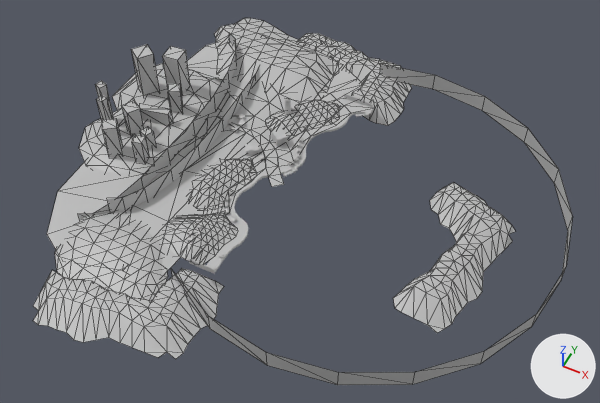
What one commit did to the FBX model Assets/Art/FBX_Import/marina.fbx.
The view is the same before and after, from a camera (50 mm lens) standing at (1.02, -1.51, 2.26) and looking at (0.12, 0.3, 0.0). Every picture has the same lights, and +X, +Y and +Z are marked at lower right. Mesh edges are drawn as thin lines on the coarser meshes. Where no turn or scale is listed for an object, it has been applied to the vertices. Vertices at the same position are counted once.

Objects in the first picture: 'beach', 'boundaries', 'city', 'fake_forest', 'land', 'loadingRamp', 'walkway'.
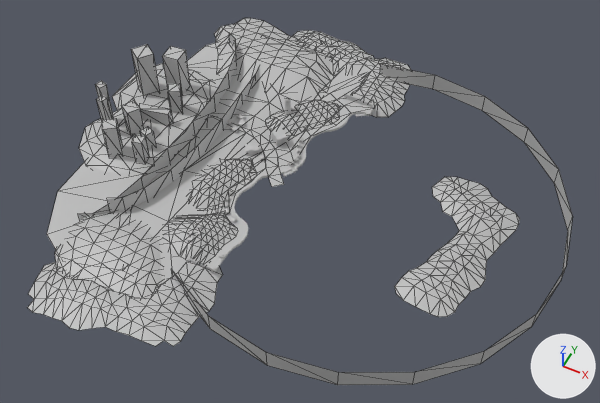
Where the change shows, as pixel boxes [x1, y1, x2, y2] in the pictures (600 x 403 px; the box of a moved part takes in the faces that stretch with it):
'land', reshaped: before [47, 18, 374, 301]; after [47, 18, 374, 298]
'beach', reshaped: before [33, 33, 515, 359]; after [27, 30, 519, 346]
part 1 of me_mesh_014, moved or reshaped: [160, 67, 269, 173] in both
part 2 of me_mesh_014, moved or reshaped: before [323, 60, 363, 100]; after [323, 54, 364, 100]
part 3 of me_mesh_014, moved or reshaped: before [154, 199, 207, 275]; after [154, 199, 210, 284]
part 4 of me_mesh_016, moved or reshaped: before [33, 268, 224, 359]; after [27, 261, 222, 346]
part 5 of me_mesh_016, moved or reshaped: before [299, 42, 412, 126]; after [292, 30, 411, 117]
part 6 of me_mesh_016, moved or reshaped: before [393, 184, 515, 333]; after [395, 177, 519, 317]

Patch to the scene script:
```diff
--- a/Assets/Art/FBX_Import/marina.fbx.py
+++ b/Assets/Art/FBX_Import/marina.fbx.py
@@ me_mesh_014 @@
 me_mesh_014.from_pydata(...)  # 497 vertices, 769 faces; spans x -0.5..0.5, y -0.8..0.8, z -0.03..0.03
 # used by ob_land; location = (-0.332, 0.398, 0.023)
 # before: 233 (0.4, 0.59, -0.02) at pixel (363, 84), 236 (0.27, 0.67, -0.02), 237 (0.36, 0.62, -0.02) at pixel (357, 78)
-me_mesh_014.vertices[272].co = (-0.04, 0.14, -0.01)  # pixel (217, 116)
-me_mesh_014.vertices[273].co = (-0.05, 0.27, 0.0)  # pixel (230, 95)
-me_mesh_014.vertices[274].co = (-0.13, 0.34, 0.0)  # pixel (223, 79)
-me_mesh_014.vertices[301].co = (-0.03, 0.03, 0.0)  # pixel (205, 134)
-me_mesh_014.vertices[279].co = (0.18, -0.68, -0.02)
-me_mesh_014.vertices[292].co = (0.21, -0.42, -0.02)
+# me_mesh_014 part 1
+me_mesh_014.vertices[272].co = (-0.09, 0.14, -0.01)
+me_mesh_014.vertices[273].co = (-0.12, 0.21, 0.0)  # pixel (207, 98)
+me_mesh_014.vertices[274].co = (-0.2, 0.28, 0.0)  # pixel (201, 83)
+me_mesh_014.vertices[301].co = (-0.08, 0.02, 0.0)
+# me_mesh_014 part 2
+for i in [233, 236, 237]: me_mesh_014.vertices[i].co += Vector((0.02, 0.07, 0.0))
+# me_mesh_014 part 3
+me_mesh_014.vertices[279].co = (0.28, -0.68, -0.03)
+me_mesh_014.vertices[292].co = (0.31, -0.42, -0.03)
 me_mesh_014.materials.append(mat_lambert9)
@@ me_mesh_016 @@
 # used by ob_beach; location = (0.163, 0.38, -0.001)
-me_mesh_016.from_pydata(...)  # 341 vertices, 532 faces; spans x -0.71..0.7, y -0.9..0.89, z -0.1..0.03
+me_mesh_016.from_pydata(...)  # 341 vertices, 532 faces; spans x -0.71..0.7, y -0.9..0.89, z -0.03..0.03
+# me_mesh_016 part 4: 58 of 341 vertices moved; they spanned x -0.71..-0.1, y -0.9..-0.48, z -0.1..0.02 and now span x -0.71..-0.1, y -0.9..-0.45, z -0.02..0.02; mean shift (0.0, 0.0, 0.05); largest move (-0.14, -0.8, -0.1) -> (-0.14, -0.8, -0.02)
+# me_mesh_016 part 5: all 50 vertices in x -0.54..0.08, y 0.48..0.89, z -0.09..-0.04 are scaled about their middle by (1, 1, 1.04e-05), then moved by (0.0, 0.0, 0.04)
+# me_mesh_016 part 6: 47 of 341 vertices moved; they spanned x 0.36..0.7, y -0.33..0.32, z -0.1..-0.08 and now span x 0.36..0.7, y -0.32..0.31, z -0.02; mean shift (0.0, 0.0, 0.07); largest move (0.59, -0.33, -0.1) -> (0.58, -0.32, -0.02)
 me_mesh_016.materials.append(mat_lambert9)
```
